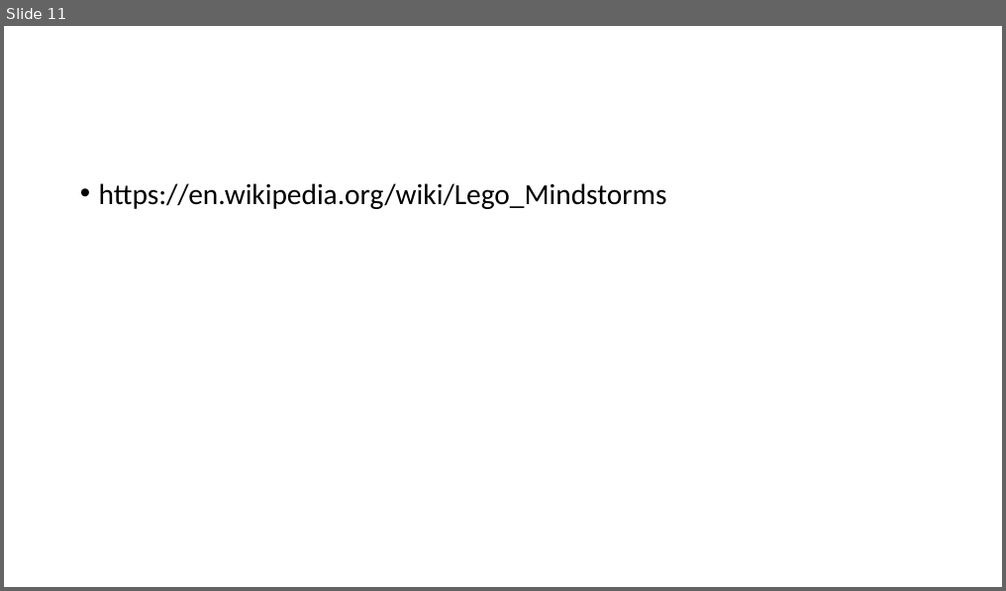
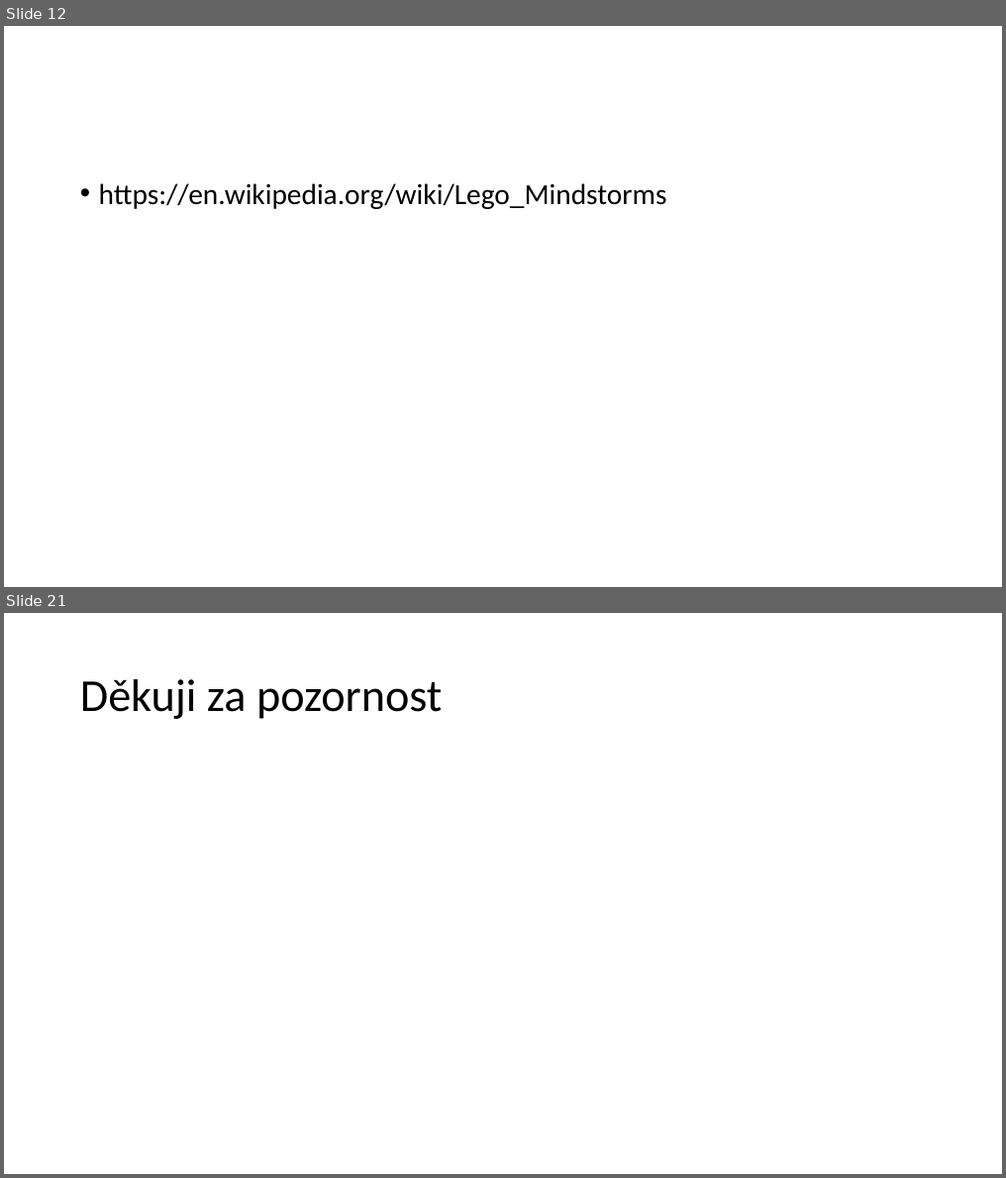
Before and after one commit to G4RG4M3L/pokus, a slide deck: Jost.pptx. Shown one above the other, each under a label of ours: slide 11 before the commit, slides 12 and 21 after it; the slides between them are not shown. The pictures are 1006x591 and 1006x1178 pixels, drawn with LibreOffice and Linux fonts; fonts in the diff are those of the drawing. Boxes give left, top, right and bottom in pixels: in the first picture for what was removed or moved away, otherwise in the second. Text is boxed around its words. In the diff, an @@ line names an element or a change of style, - is before the commit and + after.

```diff
--- a/Jost.pptx
+++ b/Jost.pptx
@@ slide 21 added at (4, 613, 1002, 1174), background #FFFFFF @@
@@ title added at (80, 679, 442, 719), 44 pt, text #000000 @@
+Děkuji za pozornost
@@ what was slide 11 is now slide 12 @@
```
Also in this commit, not shown: 1 slide changed, 4 other slides added, 4 slides removed.
